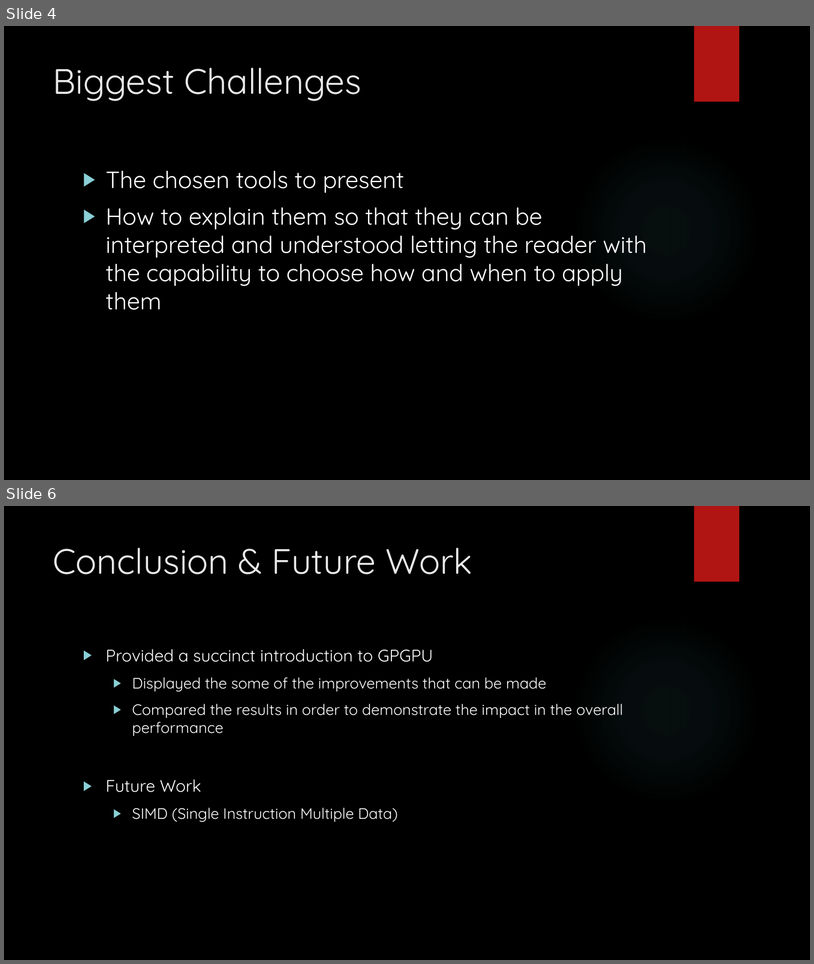
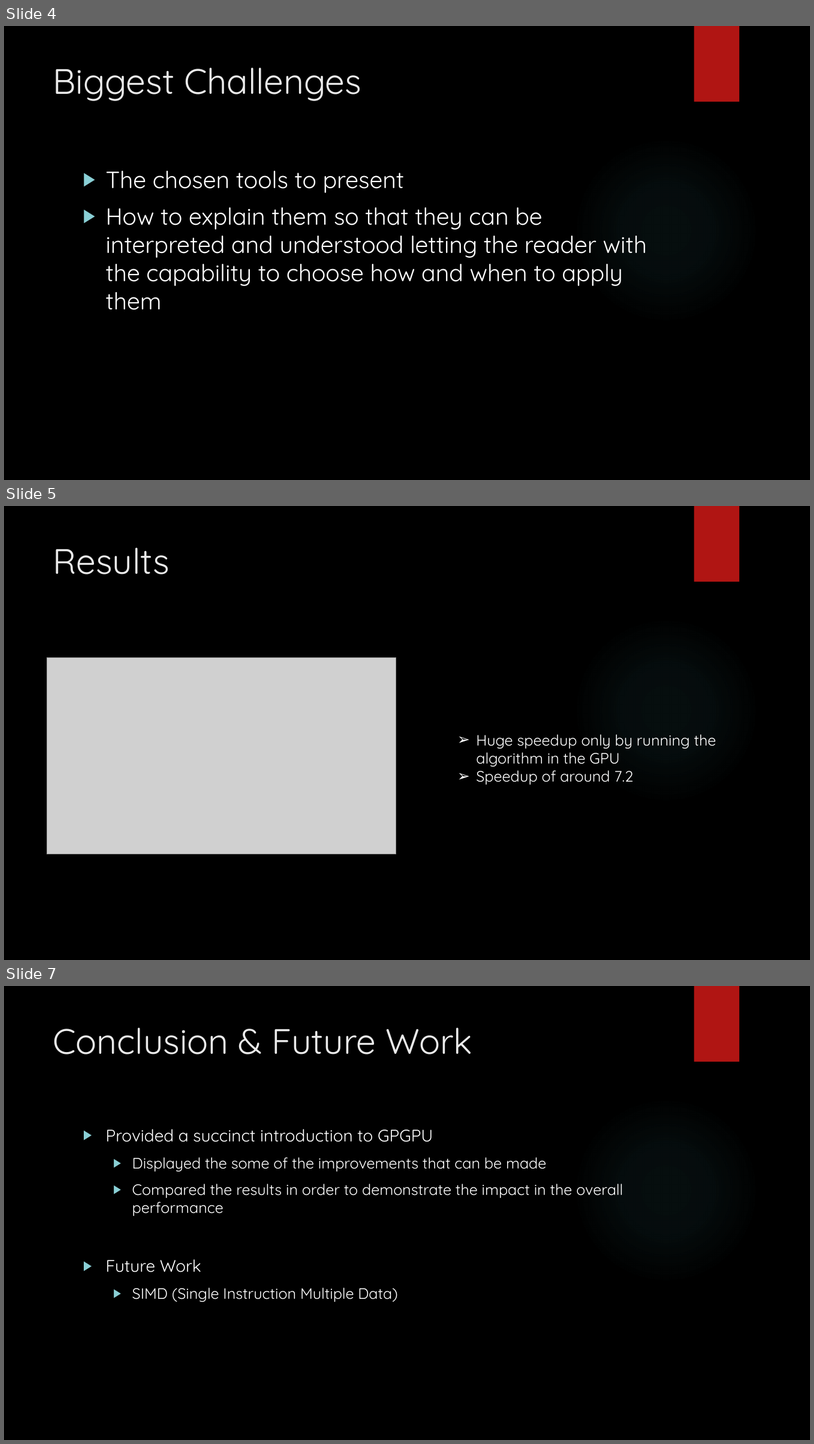
Before and after one commit to pedrocarrega/projectPCM, a slide deck: presentation.pptx. Shown one above the other, each under a label of ours: slides 4 and 6 before the commit, slides 4, 5 and 7 after it; the slides between them are not shown. The pictures are 814x964 and 814x1444 pixels, drawn with LibreOffice and Linux fonts; fonts in the diff are those of the drawing; grey boxes stand for pictures; background and template pictures are left out. Boxes give left, top, right and bottom in pixels: in the first picture for what was removed or moved away, otherwise in the second. Text is boxed around its words. In the diff, an @@ line names an element or a change of style, - is before the commit and + after.

Commit message:
split results

```diff
--- a/presentation.pptx
+++ b/presentation.pptx
@@ slide 5 added at [4, 506, 810, 960], background picture (left out); not listed: 2 template elements that a slide beside it also shows @@
@@ title added at [53, 547, 170, 574], 42 pt, text #EBEBEB @@
+Results
@@ picture added at [47, 657, 396, 854] @@
@@ text added at [476, 734, 717, 784], 18 pt, text #FFFFFF @@
+➢ Huge speedup only by running the algorithm in the GPU
+➢ Speedup of around 7.2
@@ what was slide 6 is now slide 7 @@
```
Also in this commit, not shown: 1 slide changed.
